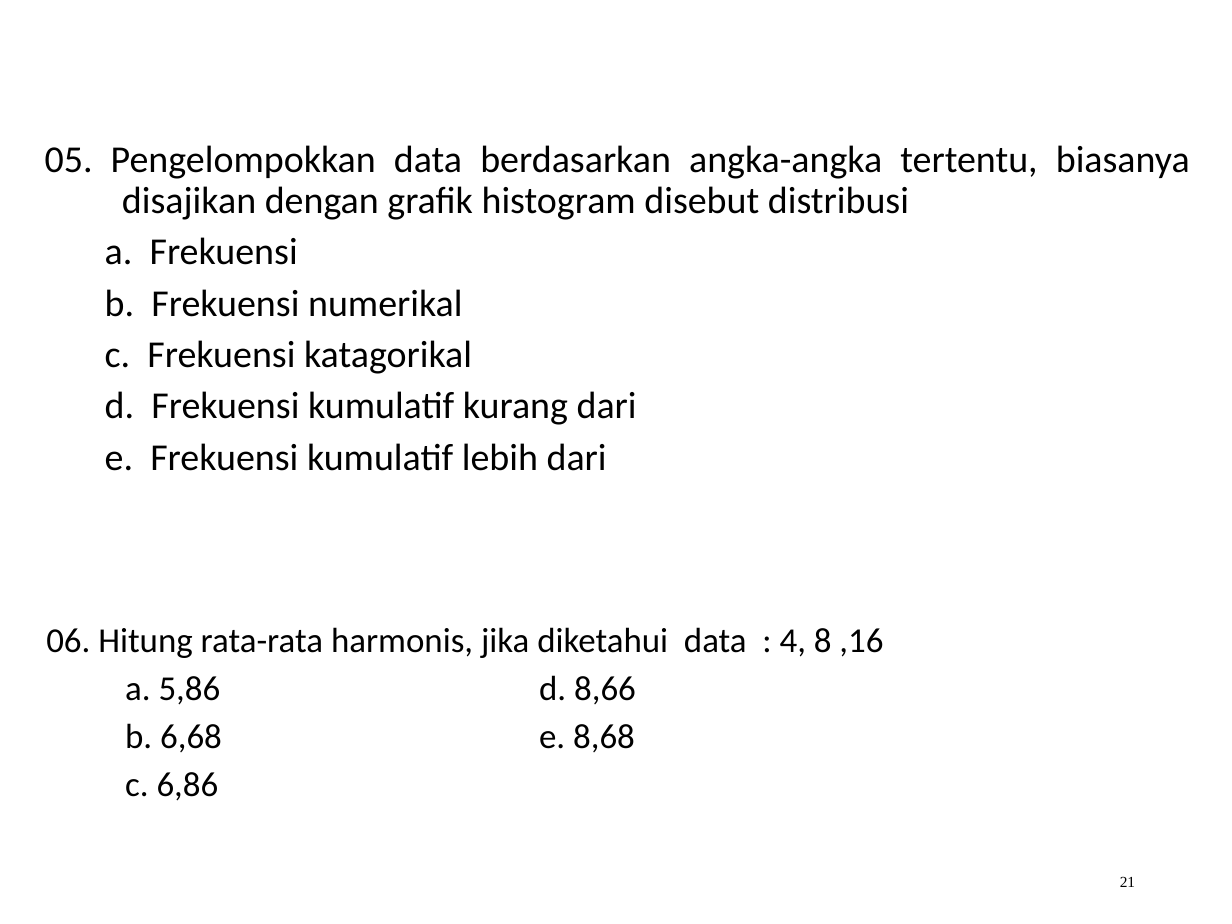
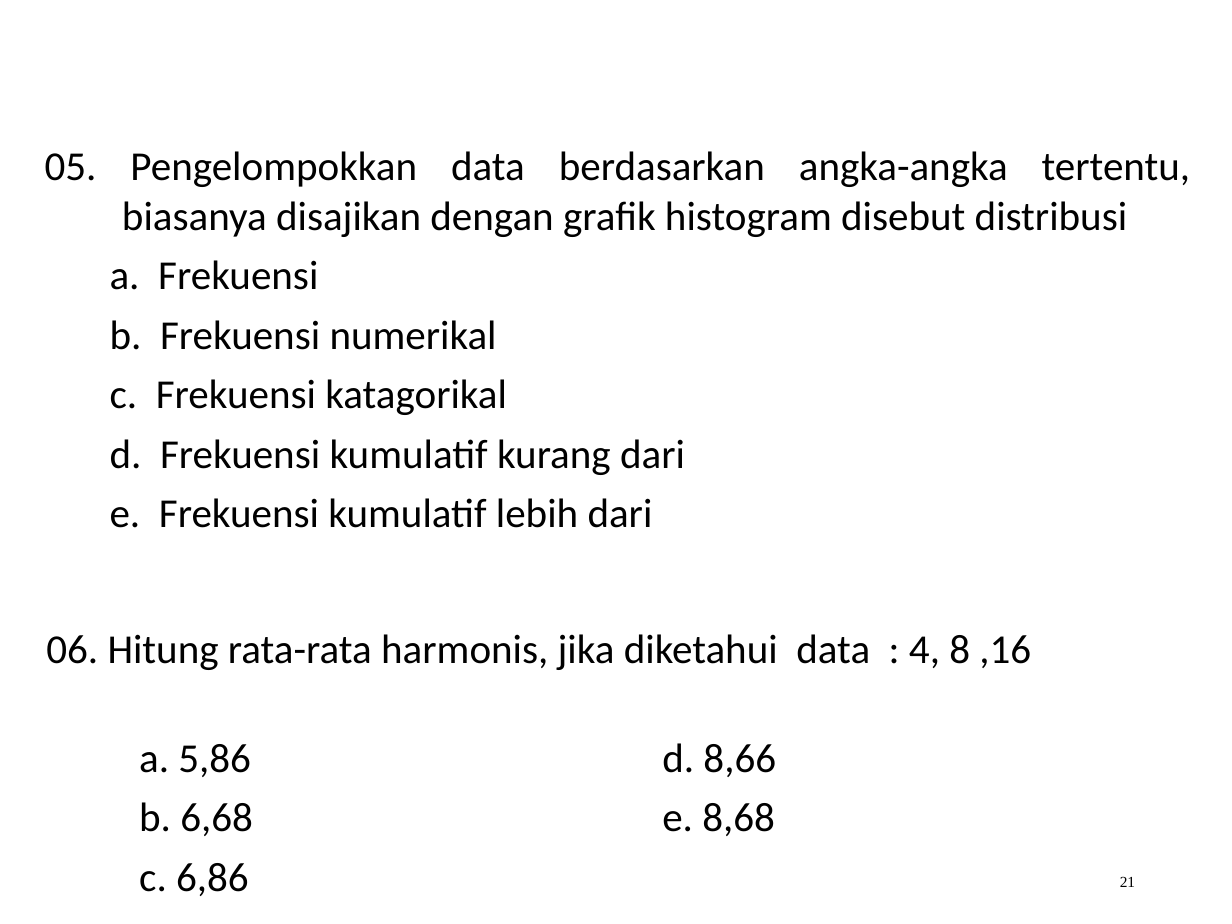
Before and after one commit to iseplutpinur/Semester3, a slide deck: slide 21 of Rabu/Statistika/Minggu 3 - Distribusi Frekuensi/2. distribusi frekuensi.ppt. Drawn at 1232x924 pixels with LibreOffice and Linux fonts; fonts in the diff are those of the drawing. Boxes give left, top, right and bottom in pixels: in the first picture for what was removed or moved away, otherwise in the second. Text is boxed around its words. In the diff, an @@ line names an element or a change of style, - is before the commit and + after.

```diff
--- a/Rabu/Statistika/Minggu 3 - Distribusi Frekuensi/2. distribusi frekuensi.ppt
+++ b/Rabu/Statistika/Minggu 3 - Distribusi Frekuensi/2. distribusi frekuensi.ppt
@@ text "05. Pengelompokkan data berdasarkan angka-angka ..." at bbox=[45, 151, 1191, 528]: size 22.2 to 24 pt; line spacing 0.9 to 1 @@
@@ text "06. Hitung rata-rata harmonis, jika ..." at bbox=[46, 634, 1031, 836]: size 20.4 to 24 pt; line spacing 0.9 to 1 @@
```
Also in this commit, not shown: 7 other slides changed, 6 other files.
